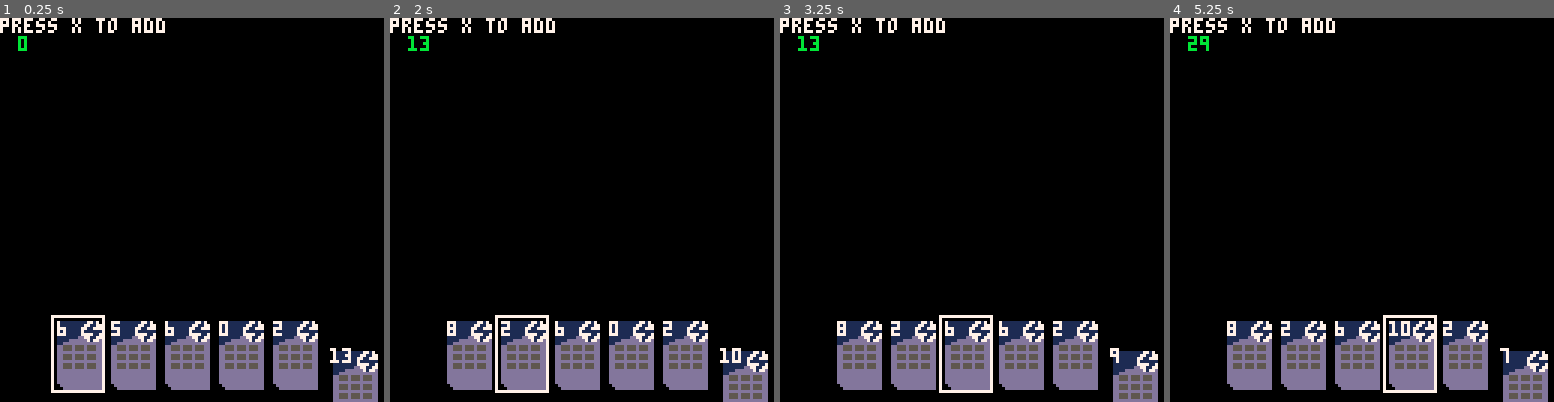
Above: before the commit, frames 1-4 (left to right).
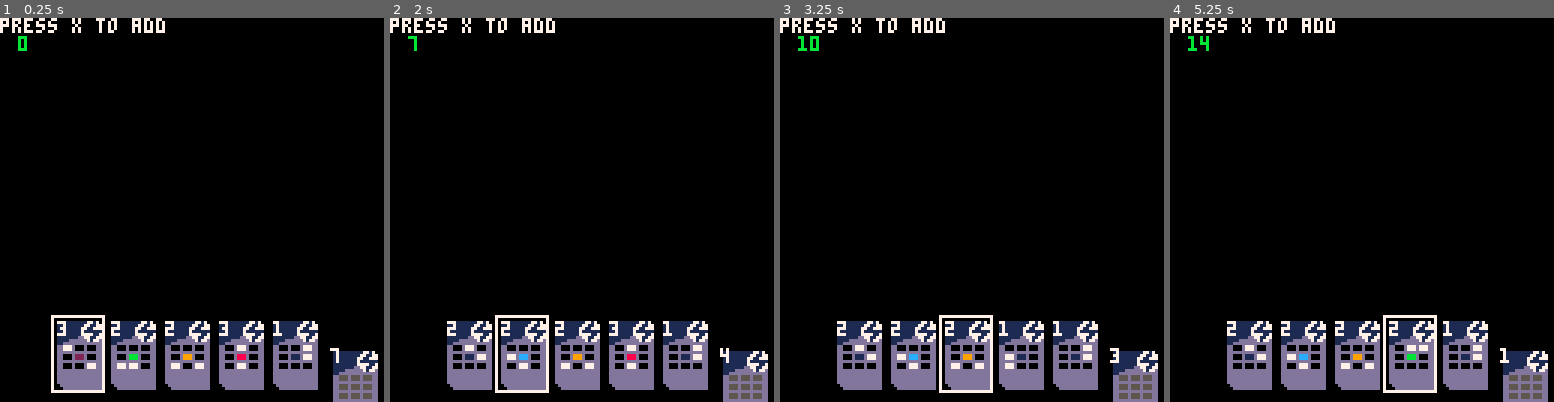
Above: after the commit, the same moments.

Repository: AkuraEx/Pico_Rove
Game: PICO-8 cartridge pico_rove.p8
Same seed, same stepped clock (60 frames per second), same inputs: the game is played once before the commit and once after it.
Inputs:
- Up to frame 1 (0.25 s): no input
- Up to frame 2 (2 s): tap X (X key) at 0.33, 1.07, 1.85 s; hold Right from 1.6 s (still down)
- Up to frame 3 (3.25 s): release Right at 2.1 s; hold Right 2.47-3.03 s; tap X (X key) at 2.97 s; hold Left from 3.08 s (still down)
- Up to frame 4 (5.25 s): release Left at 3.58 s; hold Right 4.02-4.68 s; tap X (X key) at 4.08, 5.2 s; hold Left from 5.08 s (still down)

The runs differ from the first frame. In frame 1, 1.9% of the frame differs, in the area x 14-92%, y 78-92%; in frame 2, 2.0%, in the area x 4-92%, y 4-92%; in frame 3, 1.8%; in frame 4, 2.0%.

Commit message:
Movement Cards Modules Setup

Diff:
--- /dev/null
+++ b/board.lua
@@ -0,0 +1 @@
+-- Board Class
--- a/card.lua
+++ b/card.lua
@@ -6,6 +6,12 @@
     spr_x = 2,
     spr_y = 3,
     value = 0,
+    matchValue = 0,
+    modules = {
+        {0, 0, 0},
+        {0, 2, 0},
+        {1, 0, 1}
+    },
 
     new=function(self,tbl)
         tbl = tbl or {}
@@ -16,7 +22,14 @@
     end,
 
     draw = function(self, index)
-        spr(self.spr, index * 18, self.y, self.spr_x, self.spr_y)
-        print(self.value, index * 18 + 1, self.y + 1, WHITE)
+        start = index * 18
+        moduleStart = start + 3
+        spr(self.spr, start, self.y, self.spr_x, self.spr_y)
+        print(self.value, start + 1, self.y + 1, WHITE)
+        for i = 0, 2 do
+            for j = 0, 2 do
+                rect(moduleStart + (4 * j), self.y + 9 + (3 * i), moduleStart + (4 * j) + 2, self.y + 10 + (3 * i), self.modules[i + 1][j + 1])
+            end
+        end
     end
 }
--- a/deck.lua
+++ b/deck.lua
@@ -1,6 +1,6 @@
 -- Deck Class
 deck={
-    cardAmount = 18,
+    cardAmount = 12,
     y = 110,
     x = 110,
     cards = {},
@@ -17,14 +17,6 @@
             return tbl
     end,
 
-    init = function(self)
-        for i = 1, 18 do
-            add(self.cards, card:new({
-            value = flr(rnd(13))
-            }))
-        end
-    end,
-
     draw = function(self)
         spr(self.spr, self.x, self.y, self.spr_x, self.spr_y)
         print(self.cardAmount, self.x, self.y, WHITE)
@@ -35,6 +27,139 @@
         deli(self.cards, self.cardAmount)
         self.cardAmount -= 1
         return card
+    end,
+
+    -- All 12 Movement Cards Hardcoded
+    init = function(self)
+        -- Card 1
+        add(self.cards, card:new({
+        value = 3,
+        matchValue = 5,
+        modules = {
+            {0, 0, FILLED},
+            {0, STAR, 0},
+            {FILLED, 0, 0}
+            }
+        }))
+
+        -- Card 2
+        add(self.cards, card:new({
+        value = 2,
+        matchValue = 4,
+        modules = {
+            {0, FILLED, FILLED},
+            {0, GEAR, 0},
+            {0, 0, 0}
+            }
+        }))
+
+        -- Card 3
+        add(self.cards, card:new({
+        value = 3,
+        matchValue = 5,
+        modules = {
+            {0, 0, 0},
+            {FILLED, BRAIN, FILLED},
+            {0, 0, 0}
+            }
+        }))
+
+        -- Card 4
+        add(self.cards, card:new({
+        value = 1,
+        matchValue = 3,
+        modules = {
+            {0, 0, 0},
+            {FILLED, COIL, 0},
+            {FILLED, 0, 0}
+            }
+        }))
+
+        -- Card 5
+        add(self.cards, card:new({
+        value = 2,
+        matchValue = 4,
+        modules = {
+            {0, 0, 0},
+            {FILLED, SIGNAL, 0},
+            {0, FILLED, 0}
+            }
+        }))
+
+        -- Card 6
+        add(self.cards, card:new({
+        value = 2,
+        matchValue = 4,
+        modules = {
+            {0, FILLED, 0},
+            {0, COIL, FILLED},
+            {0, 0, 0}
+            }
+        }))
+        -- Card 7
+        add(self.cards, card:new({
+        value = 2,
+        matchValue = 4,
+        modules = {
+            {FILLED, 0, FILLED},
+            {0, CRANE, 0},
+            {0, 0, 0}
+            }
+        }))
+
+        -- Card 8
+        add(self.cards, card:new({
+        value = 1,
+        matchValue = 3,
+        modules = {
+            {0, 0, FILLED},
+            {0, COIL, FILLED},
+            {0, 0, 0}
+            }
+        }))
+
+        -- Card 9
+        add(self.cards, card:new({
+        value = 3,
+        matchValue = 5,
+        modules = {
+            {0, FILLED, 0},
+            {0, BRAIN, 0},
+            {0, FILLED, 0}
+            }
+        }))
+
+        -- Card 10
+        add(self.cards, card:new({
+        value = 2,
+        matchValue = 4,
+        modules = {
+            {0, 0, 0},
+            {0, CRANE, 0},
+            {FILLED, 0, FILLED}
+            }
+        }))
+
+        -- Card 11
+        add(self.cards, card:new({
+        value = 2,
+        matchValue = 4,
+        modules = {
+            {0, 0, 0},
+            {0, GEAR, 0},
+            {FILLED, FILLED, 0}
+            }
+        }))
+
+        -- Card 12
+        add(self.cards, card:new({
+        value = 3,
+        matchValue = 5,
+        modules = {
+            {FILLED, 0, 0},
+            {0, STAR, 0},
+            {0, 0, FILLED}
+        }
+        }))
     end
-
 }
--- a/definitions.lua
+++ b/definitions.lua
@@ -23,3 +23,13 @@
 LAVENDER = 13
 PINK = 14
 PEACH = 15
+
+-- Modules - Match Actual Pico Colors
+EMPTY = 0
+FILLED = 7
+BRAIN = 8
+CRANE = 9
+GEAR = 11
+SIGNAL = 12
+COIL = 1
+STAR = 2
